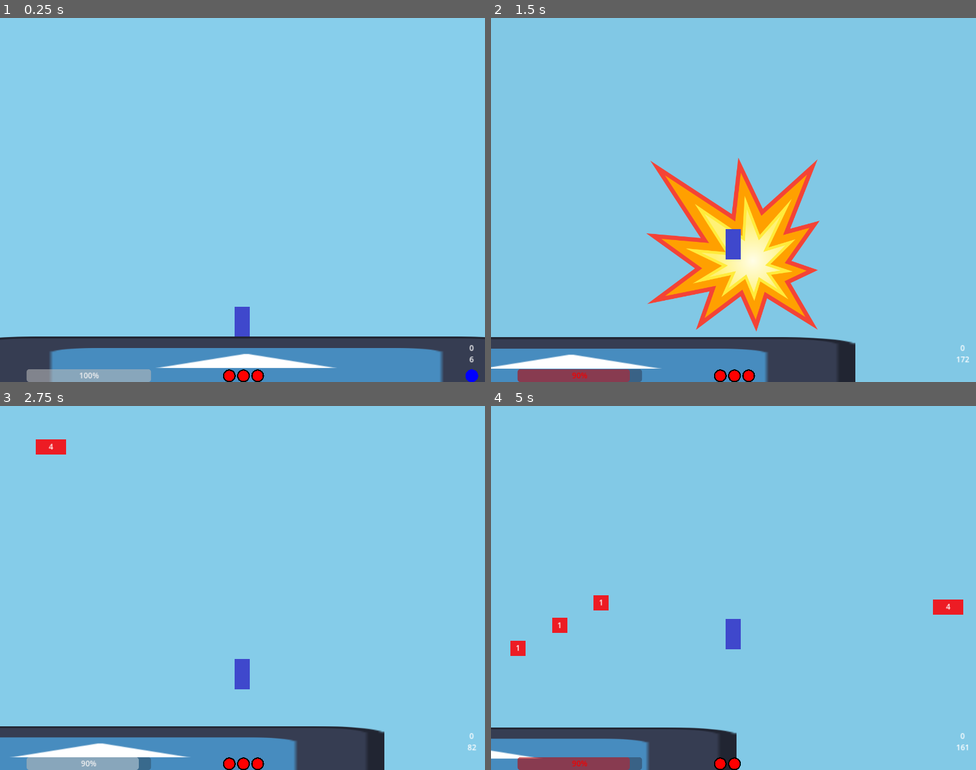
Above: before the commit, frames 1-4 (two rows, left to right).
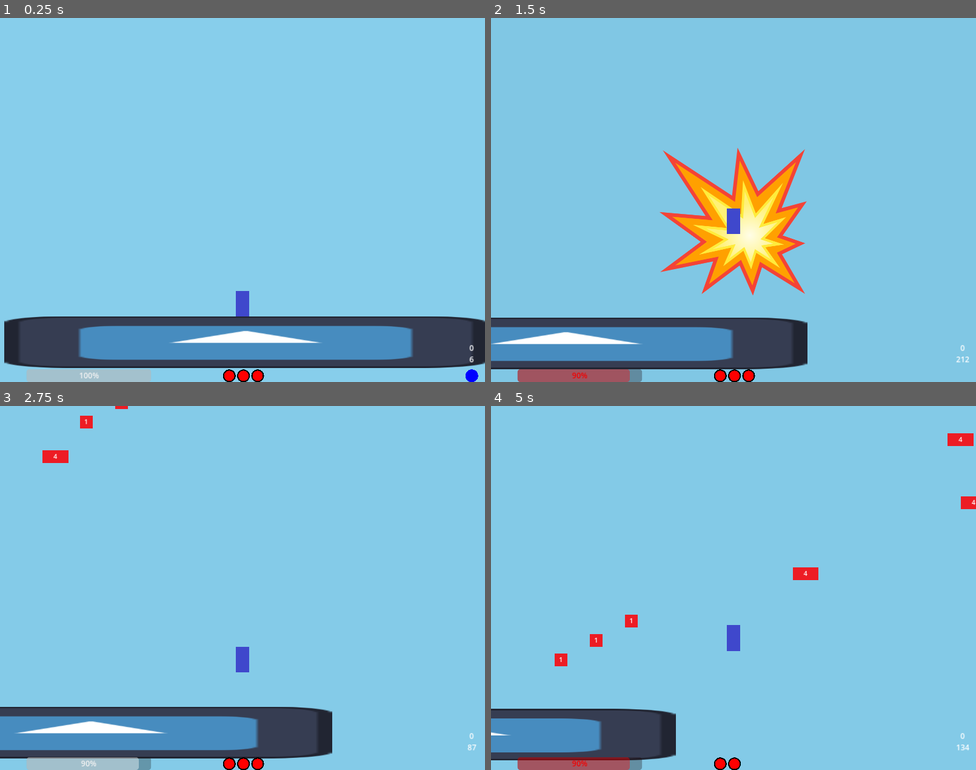
Above: after the commit, the same moments.

Repository: notMSB/bunk
Game: Godot game, scene res://scenes/game.tscn
The game is run twice, just before and just after one commit, with the same random seed, the same clock (stepped at 60 frames per second) and the same inputs. The engine's default icon, where the game draws it, is replaced by a stand-in: a white triangle on a blue panel in a dark square.
Inputs (mouse positions are in pixels of both pictures, inside the frame that each line leads up to):
- Up to frame 1 (0.25 s): no input
- Up to frame 2 (1.5 s): move the mouse to (840, 181) at 0.52 s; hold Right (ui_right) from 0.53 s (still down); tap Space (jump) at 0.6, 0.77, 1.07 s; move the mouse to (636, 218) at 1.27 s; tap Shift (item) at 1.35 s
- Up to frame 3 (2.75 s): tap Space (jump) at 1.52, 1.55, 1.82, 2.3 s; move the mouse to (291, 507) at 2.02 s; release Right (ui_right) at 2.03 s; hold Left (ui_left) from 2.03 s (still down); tap Ctrl (misc) at 2.1 s
- Up to frame 4 (5 s): move the mouse to (709, 660) at 2.77 s; release Left (ui_left) at 2.78 s; hold Right (ui_right) 2.78-4.28 s; click (709, 660) at 2.85 s; tap Space (jump) at 3.02, 3.05, 3.32, 3.77, 3.8, 4.07, 4.35, 4.52, 4.82 s; move the mouse to (879, 642) at 3.52 s; tap Mouse wheel down (swap_down) at 3.6 s; move the mouse to (588, 533) at 4.27 s; hold Left (ui_left) from 4.28 s (still down)

The runs differ from the first frame. In frame 1, 14% of the frame differs, in the area x 0-100%, y 75-100%; in frame 2, 19%, in the area x 0-98%, y 35-100%; in frame 3, 11%; in frame 4, 7.9%.

Commit message:
tweaks

Diff:
--- a/project.godot
+++ b/project.godot
@@ -105,4 +105,4 @@
 
 [physics]
 
-2d/default_gravity=880.0
+2d/default_gravity=924.0
--- a/scenes/boss.tscn
+++ b/scenes/boss.tscn
@@ -4,15 +4,16 @@
 [ext_resource type="Texture2D" uid="uid://v2pfogxv7iam" path="res://assets/sprites/enemy.png" id="2_he3l6"]
 
 [sub_resource type="RectangleShape2D" id="RectangleShape2D_v371p"]
-size = Vector2(1092, 337)
+size = Vector2(1237, 337)
 
 [sub_resource type="RectangleShape2D" id="RectangleShape2D_b1x6j"]
 size = Vector2(1083, 4)
 
 [sub_resource type="RectangleShape2D" id="RectangleShape2D_vj3ap"]
-size = Vector2(1087, 336)
+size = Vector2(1231, 336)
 
 [node name="Boss" type="CharacterBody2D"]
+position = Vector2(248, 0)
 collision_layer = 2
 collision_mask = 5
 motion_mode = 1
@@ -23,12 +24,12 @@
 [node name="Sprites" type="Node2D" parent="."]
 
 [node name="1" type="Sprite2D" parent="Sprites"]
-position = Vector2(509.5, 147)
-scale = Vector2(16.9219, 10.1875)
+position = Vector2(500, 147)
+scale = Vector2(19.2187, 10.1875)
 texture = ExtResource("2_he3l6")
 
 [node name="EnemyShape" type="CollisionShape2D" parent="."]
-position = Vector2(510, 145.5)
+position = Vector2(500.5, 145.5)
 shape = SubResource("RectangleShape2D_v371p")
 
 [node name="PlatformBody" type="StaticBody2D" parent="."]
@@ -44,7 +45,7 @@
 collision_layer = 2
 
 [node name="DamageArea" type="CollisionShape2D" parent="ContactDamage"]
-position = Vector2(510.5, 146)
+position = Vector2(499.5, 146)
 shape = SubResource("RectangleShape2D_vj3ap")
 
 [node name="AI" type="Node2D" parent="."]
--- a/scenes/player.tscn
+++ b/scenes/player.tscn
@@ -25,6 +25,7 @@
 
 [node name="Camera2D" type="Camera2D" parent="."]
 offset = Vector2(0, -250)
+zoom = Vector2(0.85, 0.85)
 drag_vertical_enabled = true
 drag_top_margin = 0.8
 drag_bottom_margin = 1.0
--- a/scripts/basic_gun.gd
+++ b/scripts/basic_gun.gd
@@ -4,12 +4,12 @@
 
 const COOLDOWN := .11
 const DAMAGE := 2
-const PIERCE := .1
+const PIERCE := .2
 
 const DRIFT_RESET := .22
 var currentReset := .0
 
-const MAX_DRIFT := 15.0
+const MAX_DRIFT := 13.5
 var drift := .0
 
 func _process(delta):
--- a/scripts/boss.gd
+++ b/scripts/boss.gd
@@ -55,7 +55,7 @@
 
 func recalibrate():
 	#if playerY: global_position.y += player.global_position.y - playerY
-	global_position.x = player.global_position.x - $EnemyShape.shape.size.x*.5 + player.get_node("CollisionShape2D").shape.size.x
+	global_position.x = player.global_position.x - $EnemyShape.shape.size.x*.42 + player.get_node("CollisionShape2D").shape.size.x
 	#playerY = player.global_position.y
 
 func _on_contact_damage_body_entered(body):
--- a/scripts/enemy.gd
+++ b/scripts/enemy.gd
@@ -1,6 +1,6 @@
 extends CharacterBody2D
 
-const DEFAULT_VELOCITY := 50
+const DEFAULT_VELOCITY := 60
 
 var camera : Camera2D
 
@@ -18,7 +18,7 @@
 @export var health := 4
 
 func _ready():
-	velocity.y = DEFAULT_VELOCITY * 3
+	velocity.y = DEFAULT_VELOCITY * 2
 	$UI/HPText.text = str(health)
 
 func _physics_process(delta):
--- a/scripts/floor.gd
+++ b/scripts/floor.gd
@@ -3,6 +3,6 @@
 @onready var camera = get_node("../Player/Camera2D")
 
 func _process(_delta):
-	position.y += .02
+	position.y += .04
 	if position.y > camera.get_screen_center_position().y + 500:
 		queue_free()
--- a/scripts/player.gd
+++ b/scripts/player.gd
@@ -2,8 +2,8 @@
 
 @onready var UI := get_node("../UI")
 
-const SPEED := 300.0
-const JUMP_VELOCITY := -675.0
+const SPEED := 350.0
+const JUMP_VELOCITY := -725.0
 
 const PLATFORM_LAYER := 16
 
@@ -48,6 +48,7 @@
 
 func _ready():
 	Global.shame = Global.easy
+	fuelThreshold = 0 if Global.easy else 5
 
 func _physics_process(delta):
 	UI.set_height(position.y)
@@ -61,6 +62,7 @@
 	else:
 		currentCoyote = COYOTE_TIME
 		set_platform() #Set a platform which descends when jumping off
+		if currentPlatform and velocity.y == 0: change_velocity(currentPlatform.velocity.y)
 		currentAirJumps = 0
 		UI.set_fuel(fuel, fuelThreshold, currentAirJumps, AIR_JUMPS)
 	if Input.is_action_just_pressed("swap_up"):
@@ -133,7 +135,7 @@
 		jumping = true
 	elif fuel >= fuelThreshold and currentAirJumps < AIR_JUMPS:
 		currentAirJumps += 1
-		change_velocity(JUMP_VELOCITY/1.3)
+		change_velocity(JUMP_VELOCITY/1.15)
 		velocity.x *= 1.4
 		change_fuel(-1 * fuelThreshold)
 		jumping = true
@@ -173,6 +175,7 @@
 	currentPlatform = null
 
 func launch(boomPos): #from an explosion
+	velocity.y = 0
 	var direction = (position - boomPos).normalized()
 	velocity = 750 * direction
 	velocity.x *= 1.5
--- a/scripts/rocket.gd
+++ b/scripts/rocket.gd
@@ -3,7 +3,7 @@
 @export var Explosion : PackedScene
 
 var direction := Vector2()
-var speed := 750
+var speed := 950
 var damage : int
 
 func fire(goalPos, startPos, weaponDamage, _pierce):
--- a/scripts/shotgun.gd
+++ b/scripts/shotgun.gd
@@ -4,4 +4,4 @@
 
 const COOLDOWN = .5
 const DAMAGE = 1
-const PIERCE = .2
+const PIERCE = .15
--- a/scripts/shrimp_ai.gd
+++ b/scripts/shrimp_ai.gd
@@ -12,7 +12,7 @@
 func _process(delta):
 	flip(enemy.global_position.x > player.global_position.x)
 	shotCooldown -= delta
-	if shotCooldown <= 0 and !enemy.killTimerSet and enemy.global_position.distance_to(player.global_position) < 500:
+	if shotCooldown <= 0 and !enemy.killTimerSet and enemy.global_position.distance_to(player.global_position) < 550:
 		var shot = Bullet.instantiate()
 		shot.get_node("Sprite2D").modulate = Color.RED
 		bulletHolder.add_child(shot)
--- a/scripts/spawner.gd
+++ b/scripts/spawner.gd
@@ -17,7 +17,7 @@
 
 const TOP_SPAWN := 500
 
-const TIMER_LIST := [[0, 1.4], [500, 1.3], [2000, 1.2], [5000, 1.1], [8000, 1.0], [11000, 0.9]]
+const TIMER_LIST := [[0, 1.3], [500, 1.3], [2000, 1.2], [5000, 1.1], [8000, 1.0], [11000, 0.9]]
 var timerIndex := 0
 var timer := TIMER_LIST[0][1]
 
@@ -71,7 +71,7 @@
 		enemyOdds = [700, 900, 3000, 5600]
 		platformFrequency = 16
 	@warning_ignore("narrowing_conversion")
-	if UI.paused: platformFrequency *= .5
+	if UI.paused: platformFrequency *= .33
 
 func set_spawns():
 	var screenX : int = ProjectSettings.get_setting("display/window/size/viewport_width")
--- a/scripts/ui_controller.gd
+++ b/scripts/ui_controller.gd
@@ -4,7 +4,7 @@
 
 var modifier := 600
 
-const PAUSE_INCREMENT := 2000
+const PAUSE_INCREMENT := 500
 var pauseVal := PAUSE_INCREMENT
 var paused := false
 
